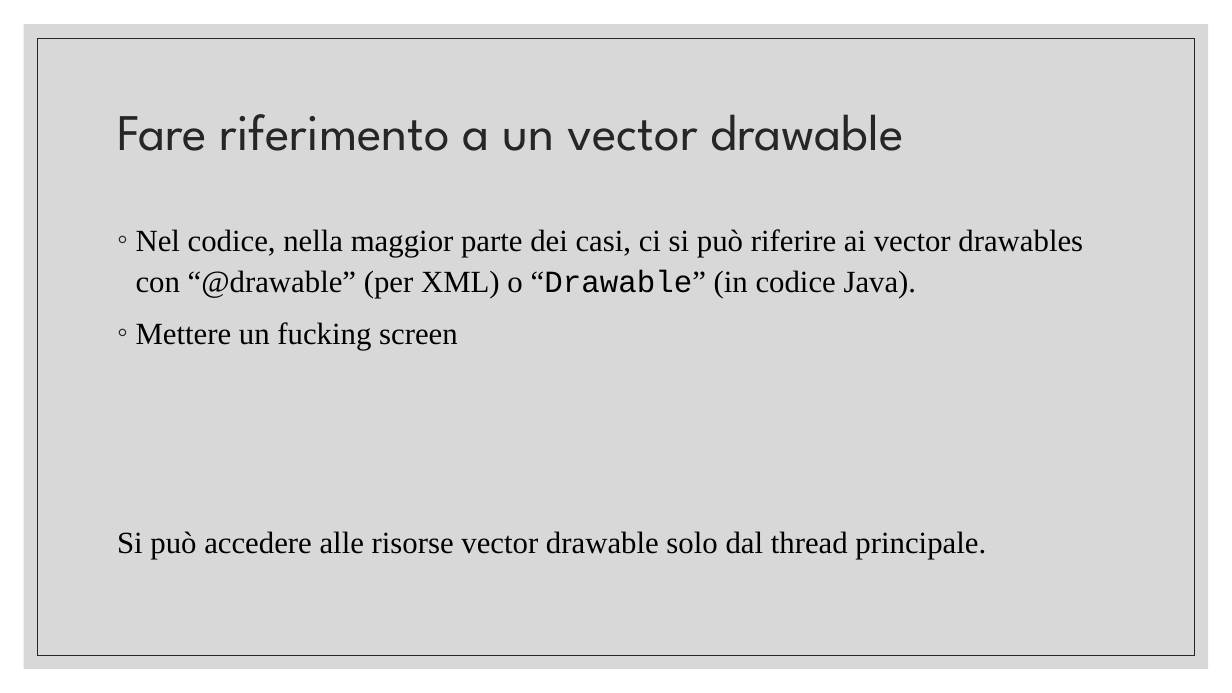
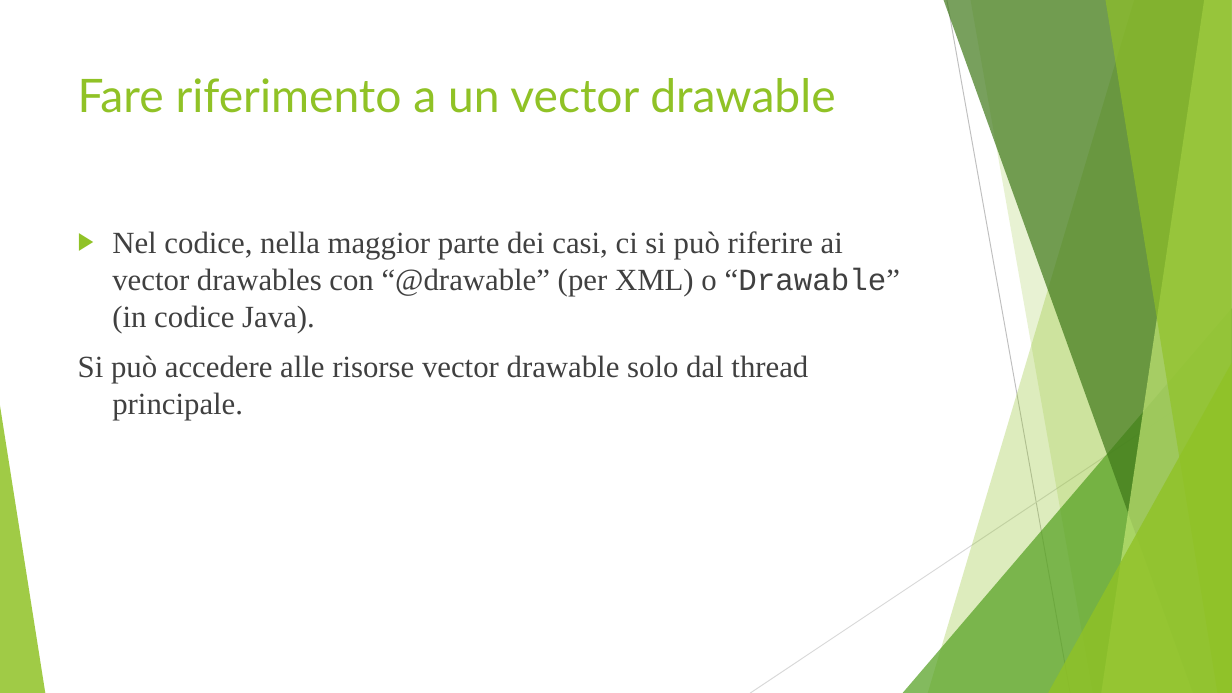
Before and after one commit to tizianotaglienti/Colleghi-Ristretti, a slide deck: slide 39 of Vector asset studio.pptx (slide 37 before the commit). Drawn at 1232x693 pixels with LibreOffice and Linux fonts; fonts in the diff are those of the drawing. Boxes give left, top, right and bottom in pixels: in the first picture for what was removed or moved away, otherwise in the second. Text is boxed around its words. In the diff, an @@ line names an element or a change of style, - is before the commit and + after.

```diff
--- a/Vector asset studio.pptx
+++ b/Vector asset studio.pptx
@@ rectangle removed at [24,24,1209,669] @@
@@ rectangle removed at [38,38,1195,655] @@
@@ title "Fare riferimento a un vector ...": place and size @@
-title "Fare riferimento a un vector ..." at [117,114,903,151]
+title "Fare riferimento a un vector ..." at [78,78,835,113]
@@ title "Fare riferimento a un vector ..." at [78,78,835,113]: size 40 to 36 pt, font League Spartan to Lato, text colour #262626 to #90C226; line spacing 0.9 to 1; vertical alignment middle to top @@
@@ text "Nel codice, nella maggior parte ...": place and size @@
-text "Nel codice, nella maggior parte ..." at [117,229,1083,559]
+text "Nel codice, nella maggior parte ..." at [78,231,900,420]
@@ text "Nel codice, nella maggior parte ..." at [78,231,900,420]: text colour #000000 to #404040; bullet ◦ to ▶; line spacing 1.1 to 1; more space between paragraphs; bullet colour #262626 to #90C226; indent changed @@
@@ text at [136,322,458,350]: paragraph removed @@
-◦ Mettere un fucking screen
@@ group added at [0,0,1232,693]: 5 freeform shapes, 3 triangles, 2 lines @@
```
Also in this commit, not shown: 48 other slides changed, 3 slides added, 1 slide removed.
